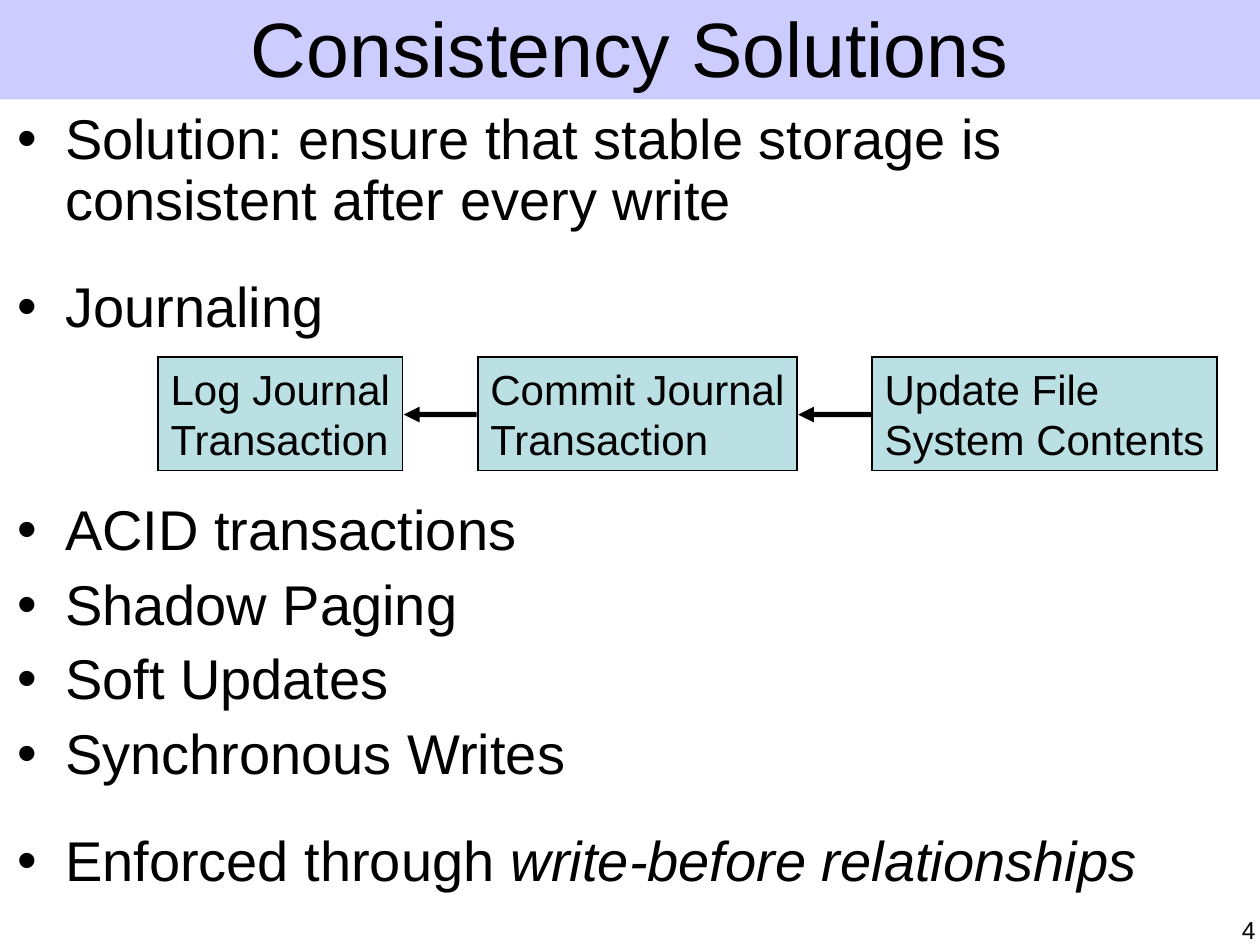
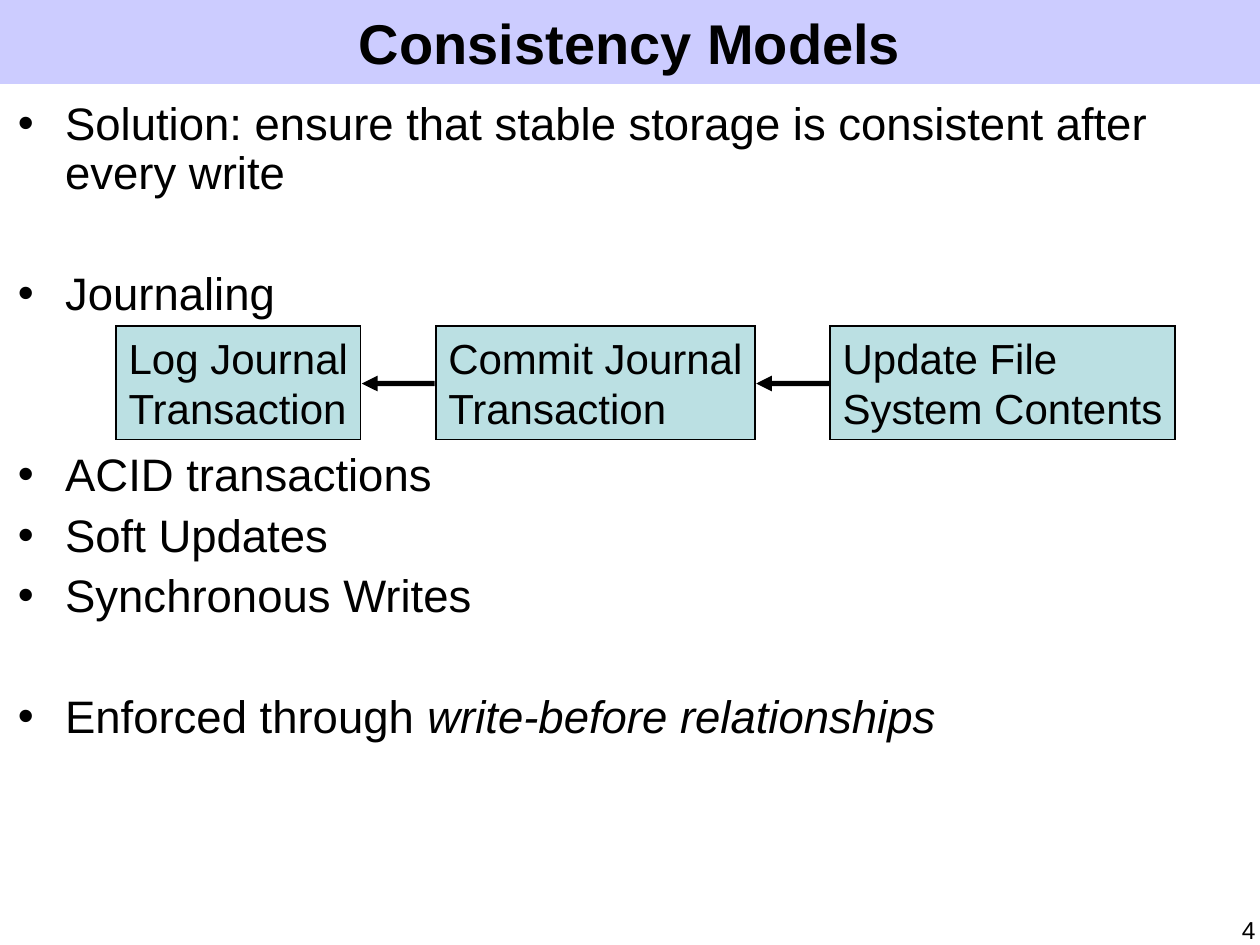
Before and after one commit to ucla-readable/fstitch-doc, a slide deck: slide 4 of sosp/pres.ppt. Drawn at 1260x945 pixels with LibreOffice and Linux fonts; fonts in the diff are those of the drawing. Boxes give left, top, right and bottom in pixels: in the first picture for what was removed or moved away, otherwise in the second. Text is boxed around its words. In the diff, an @@ line names an element or a change of style, - is before the commit and + after.

Commit message:
Motivation, patch model, and some patch optimization improvements.

```diff
--- a/sosp/pres.ppt
+++ b/sosp/pres.ppt
@@ rectangle: place and size @@
-rectangle at [0,0,1260,100]
+rectangle at [0,0,1260,84]
@@ title at [359,23,900,75]: text changed; size 44 to 32 pt; bold on @@
-Consistency Solutions
+Consistency Models
@@ text "Solution: ensure that stable storage ...": place and size @@
-text "Solution: ensure that stable storage ..." at [65,118,1136,892]
+text "Solution: ensure that stable storage ..." at [65,107,1147,742]
@@ text "Solution: ensure that stable storage ..." at [65,107,1147,742]: size 32 to 26 pt; less space between paragraphs @@
@@ rectangle "Log Journal": place and size @@
-rectangle "Log Journal" at [159,357,403,470]
+rectangle "Log Journal" at [116,326,360,440]
@@ 2 rectangles, 2 arrows: place and size @@
-2 rectangles, 2 arrows at [403,357,1217,470]
+2 rectangles, 2 arrows at [362,326,1176,440]
@@ text at [65,584,457,636]: paragraph removed @@
-• Shadow Paging
```
Also in this commit, not shown: 37 other slides changed, 8 slides added, 7 slides removed.
